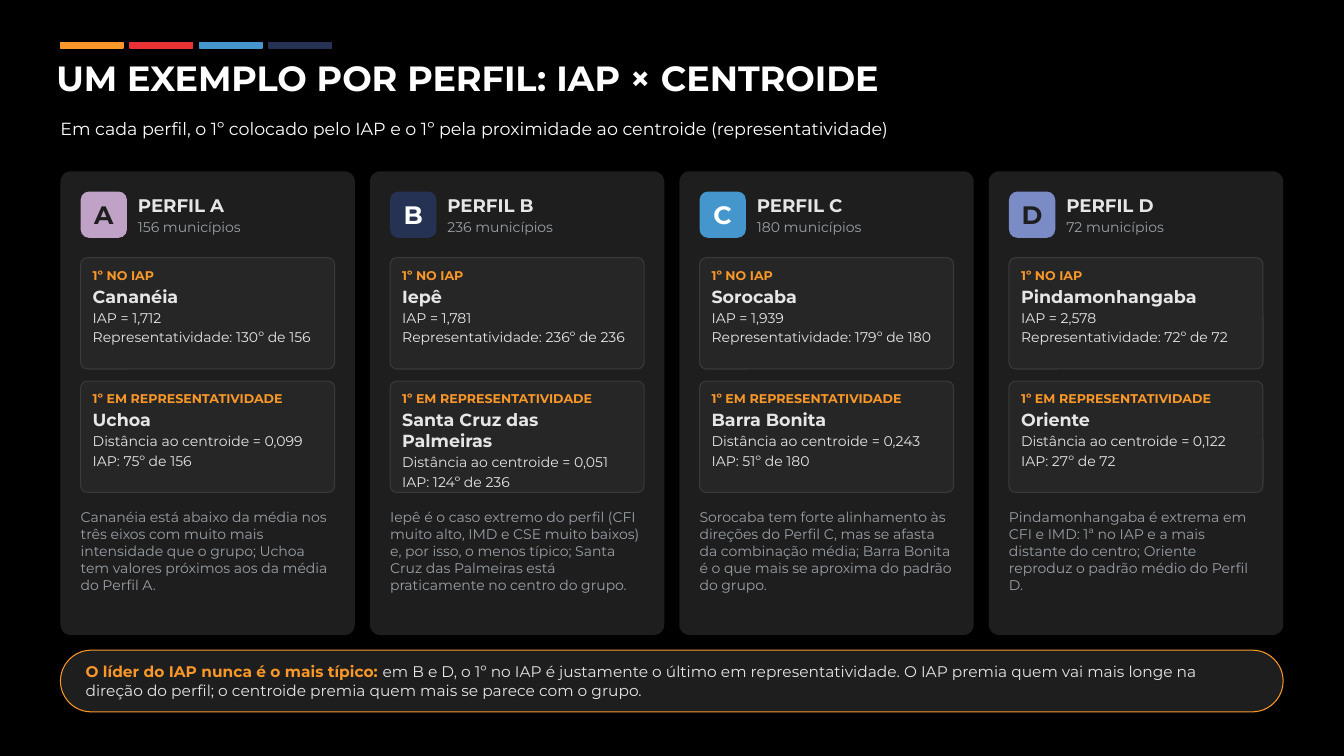
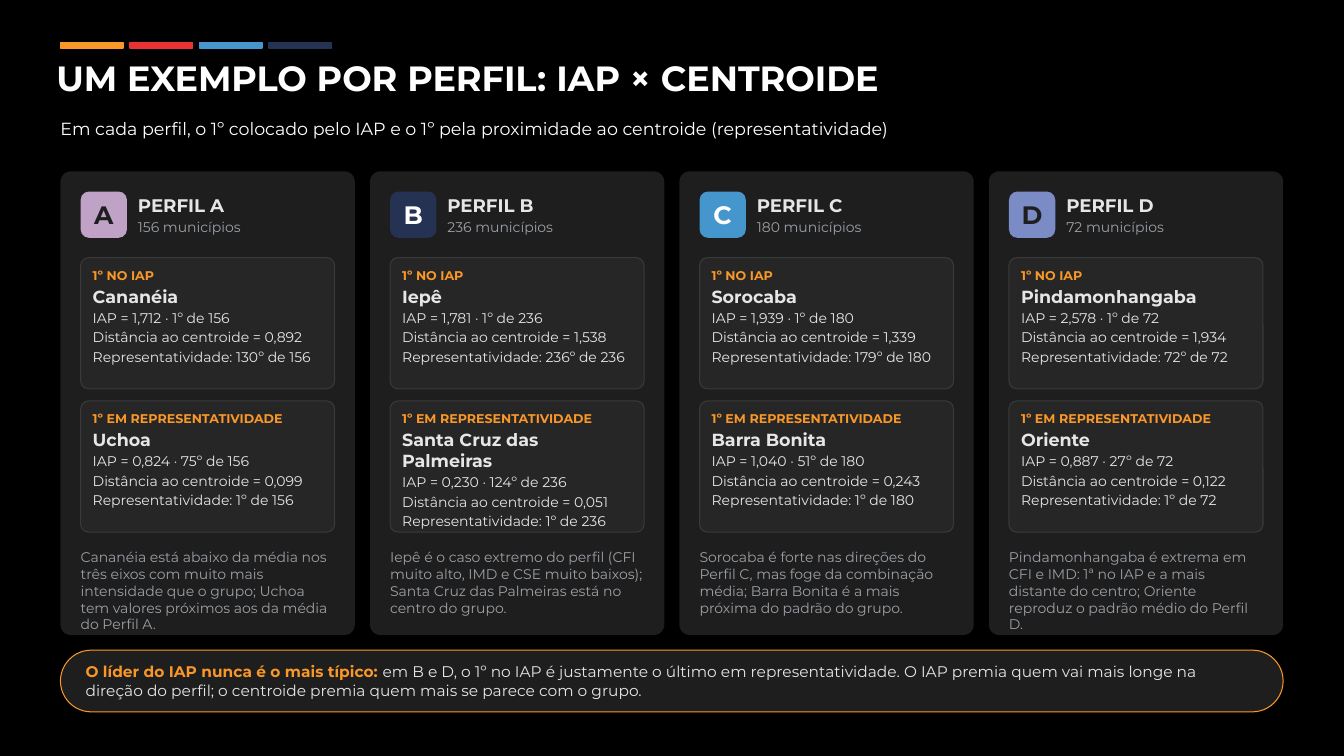
Before and after one commit to aryanecavalcantefranca/projeto-oportunidades, a slide deck: slide 1 of metodologia_cidades_inteligentes/apresentacao/Slide_exemplo_por_perfil.pptx. Drawn at 1344x756 pixels with LibreOffice and Linux fonts; fonts in the diff are those of the drawing. Boxes give left, top, right and bottom in pixels: in the first picture for what was removed or moved away, otherwise in the second. Text is boxed around its words. In the diff, an @@ line names an element or a change of style, - is before the commit and + after.

```diff
--- a/metodologia_cidades_inteligentes/apresentacao/Slide_exemplo_por_perfil.pptx
+++ b/metodologia_cidades_inteligentes/apresentacao/Slide_exemplo_por_perfil.pptx
@@ rounded rectangle resized from (x1=81, y1=258, x2=335, y2=369) to (x1=81, y1=258, x2=335, y2=389) @@
@@ rounded rectangle resized from (x1=390, y1=258, x2=644, y2=369) to (x1=390, y1=258, x2=644, y2=389) @@
@@ rounded rectangle resized from (x1=700, y1=258, x2=954, y2=369) to (x1=700, y1=258, x2=954, y2=389) @@
@@ rounded rectangle resized from (x1=1009, y1=258, x2=1263, y2=369) to (x1=1009, y1=258, x2=1263, y2=389) @@
@@ text at (x1=93, y1=312, x2=303, y2=344): text changed @@
-IAP = 1,712
+IAP = 1,712 · 1º de 156
+Distância ao centroide = 0,892
@@ text at (x1=402, y1=312, x2=607, y2=344): text changed @@
-IAP = 1,781
+IAP = 1,781 · 1º de 236
+Distância ao centroide = 1,538
@@ text at (x1=712, y1=312, x2=916, y2=344): text changed @@
-IAP = 1,939
+IAP = 1,939 · 1º de 180
+Distância ao centroide = 1,339
@@ text at (x1=1021, y1=312, x2=1226, y2=344): text changed @@
-IAP = 2,578
+IAP = 2,578 · 1º de 72
+Distância ao centroide = 1,934
@@ rounded rectangle resized from (x1=81, y1=381, x2=335, y2=492) to (x1=81, y1=401, x2=335, y2=532) @@
@@ text "1º EM REPRESENTATIVIDADE" moved from (x1=93, y1=393, x2=303, y2=466) to (x1=93, y1=413, x2=303, y2=508) @@
@@ rounded rectangle resized from (x1=390, y1=381, x2=644, y2=492) to (x1=390, y1=401, x2=644, y2=532) @@
@@ text "1º EM REPRESENTATIVIDADE" moved from (x1=402, y1=393, x2=608, y2=487) to (x1=402, y1=413, x2=608, y2=529) @@
@@ rounded rectangle resized from (x1=700, y1=381, x2=954, y2=492) to (x1=700, y1=401, x2=954, y2=532) @@
@@ text "1º EM REPRESENTATIVIDADE" moved from (x1=712, y1=393, x2=921, y2=466) to (x1=712, y1=413, x2=921, y2=508) @@
@@ rounded rectangle resized from (x1=1009, y1=381, x2=1263, y2=492) to (x1=1009, y1=401, x2=1263, y2=532) @@
@@ text "1º EM REPRESENTATIVIDADE" moved from (x1=1021, y1=393, x2=1226, y2=466) to (x1=1021, y1=413, x2=1226, y2=508) @@
@@ text at (x1=93, y1=455, x2=249, y2=468): paragraph added @@
+IAP = 0,824 · 75º de 156
@@ text at (x1=402, y1=476, x2=566, y2=489): paragraph added @@
+IAP = 0,230 · 124º de 236
@@ text at (x1=712, y1=455, x2=864, y2=468): paragraph added @@
+IAP = 1,040 · 51º de 180
@@ text at (x1=1021, y1=455, x2=1173, y2=468): paragraph added @@
+IAP = 0,887 · 27º de 72
@@ text at (x1=93, y1=494, x2=293, y2=508): text changed @@
-IAP: 75º de 156
+Representatividade: 1º de 156
@@ text at (x1=712, y1=494, x2=914, y2=508): text changed @@
-IAP: 51º de 180
+Representatividade: 1º de 180
@@ text at (x1=1021, y1=494, x2=1216, y2=508): text changed @@
-IAP: 27º de 72
+Representatividade: 1º de 72
@@ text at (x1=402, y1=515, x2=606, y2=529): text changed @@
-IAP: 124º de 236
+Representatividade: 1º de 236
@@ text "Cananéia está abaixo da média ..." moved from (x1=81, y1=511, x2=328, y2=590) to (x1=81, y1=551, x2=328, y2=629) @@
@@ text at (x1=390, y1=551, x2=643, y2=616): text changed @@
-Iepê é o caso extremo do perfil (CFI muito alto, IMD e CSE muito baixos) e, por isso, o menos típico; Santa Cruz das Palmeiras está praticamente no centro do grupo.
+Iepê é o caso extremo do perfil (CFI muito alto, IMD e CSE muito baixos); Santa Cruz das Palmeiras está no centro do grupo.
@@ text at (x1=700, y1=551, x2=933, y2=616): text changed @@
-Sorocaba tem forte alinhamento às direções do Perfil C, mas se afasta da combinação média; Barra Bonita é o que mais se aproxima do padrão do grupo.
+Sorocaba é forte nas direções do Perfil C, mas foge da combinação média; Barra Bonita é a mais próxima do padrão do grupo.
@@ text "Pindamonhangaba é extrema em CFI ..." moved from (x1=1009, y1=511, x2=1248, y2=590) to (x1=1009, y1=551, x2=1248, y2=629) @@
```
Also in this commit, not shown: 1 other file.
